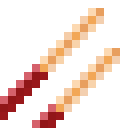
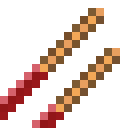
Before/after of a 128 × 128 layered artwork. What changed in the layer stack:
added layer "Black" above "Layer #2" over [40, 8, 120, 112]
